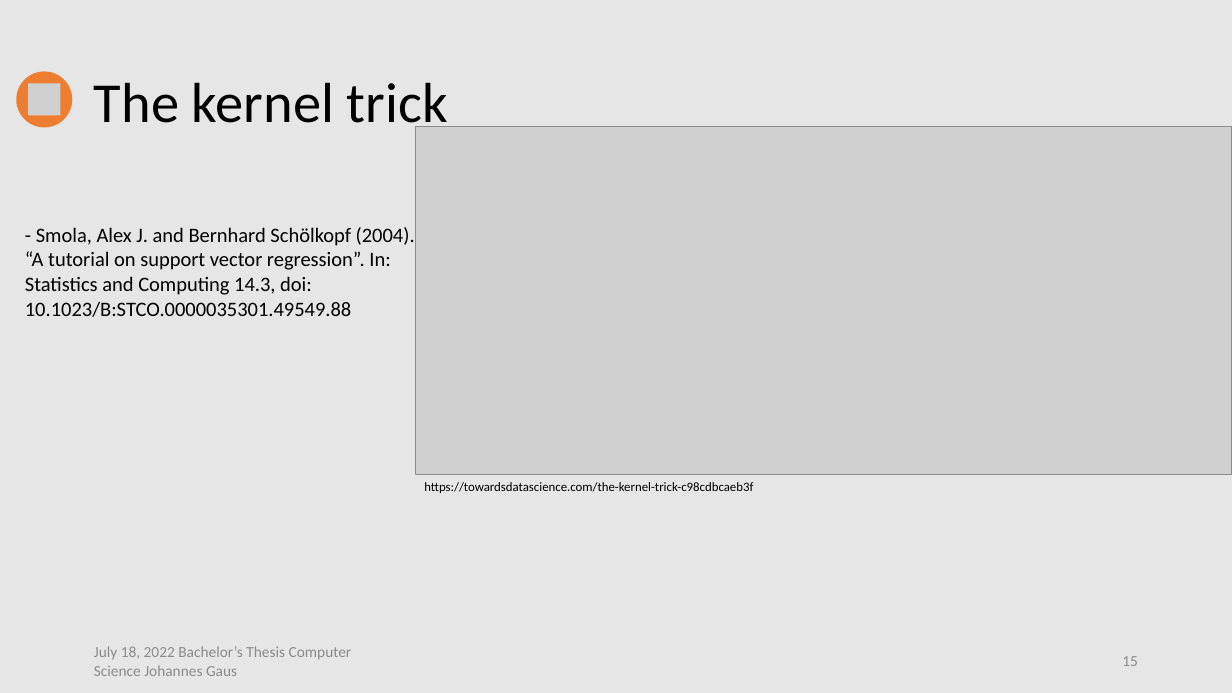
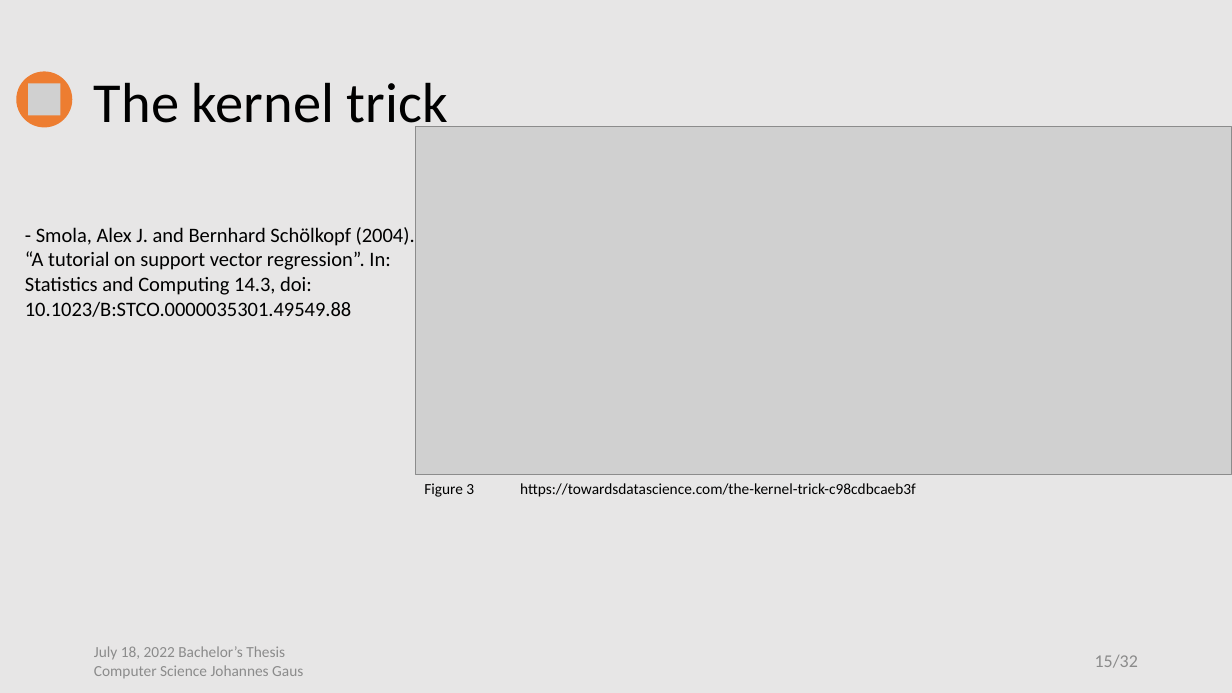
Before and after one commit to jo997/BA-WindPowerForecasting, a slide deck: slide 15 of thesis work/Thesis Defense/Thesis Defense.pptx. Drawn at 1232x693 pixels with LibreOffice and Linux fonts; fonts in the diff are those of the drawing; grey boxes stand for pictures. Boxes give left, top, right and bottom in pixels: in the first picture for what was removed or moved away, otherwise in the second. Text is boxed around its words. In the diff, an @@ line names an element or a change of style, - is before the commit and + after.

```diff
--- a/thesis work/Thesis Defense/Thesis Defense.pptx
+++ b/thesis work/Thesis Defense/Thesis Defense.pptx
@@ text at [424, 483, 916, 497]: text changed; size 10 to 12 pt @@
-https://towardsdatascience.com/the-kernel-trick-c98cdbcaeb3f
+Figure 3 https://towardsdatascience.com/the-kernel-trick-c98cdbcaeb3f
@@ text at [94, 646, 303, 678]: text changed @@
-July 18, 2022 Bachelor’s Thesis Computer Science Johannes Gaus
+July 18, 2022 Bachelor’s Thesis
+Computer Science Johannes Gaus
@@ page number at [1095, 655, 1138, 668]: text changed; size 12 to 14 pt @@
-15
+15/32
```
Also in this commit, not shown: 30 other slides changed, 23 other files.
